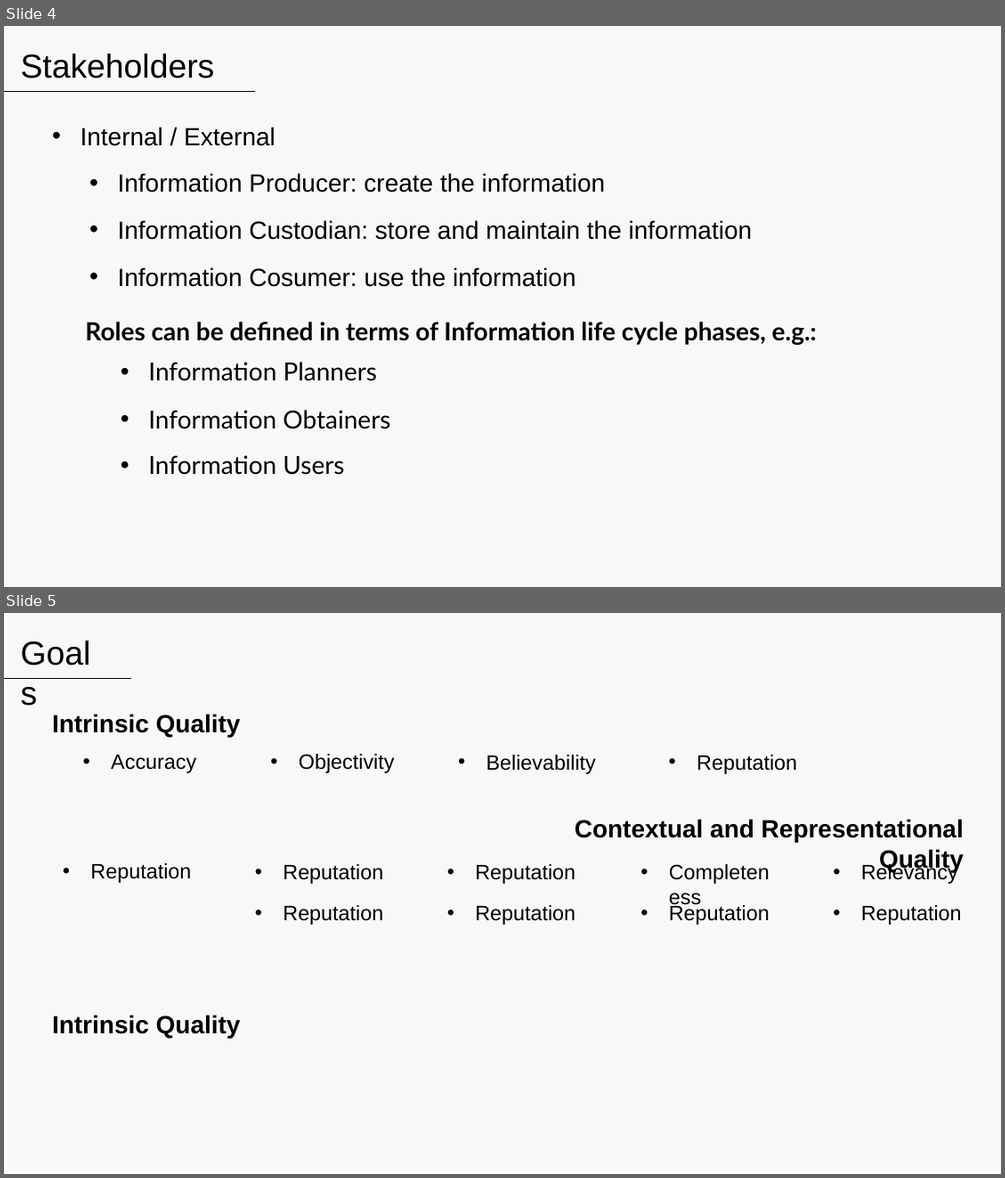
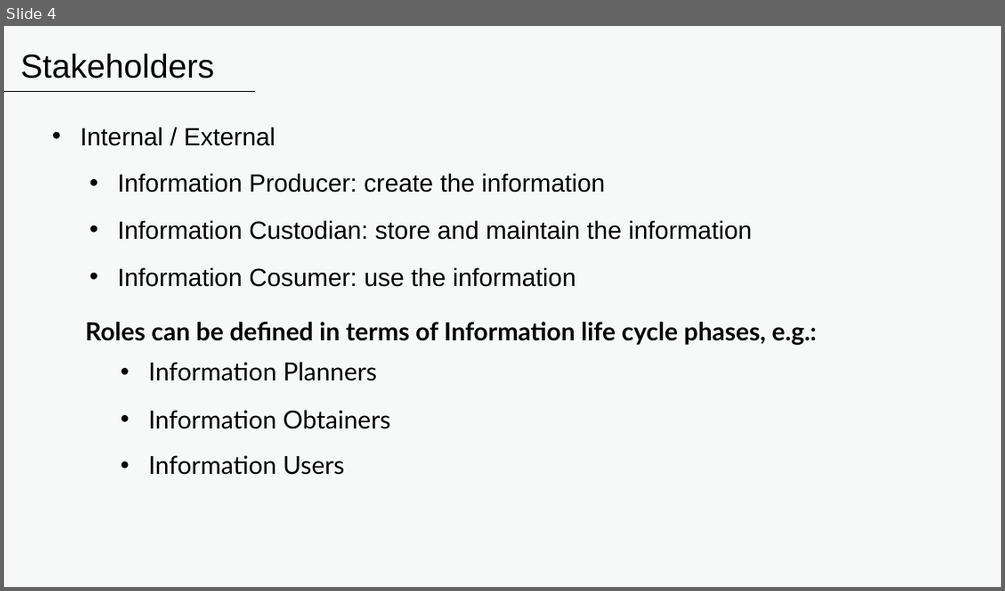
Before and after one commit to aryfarahs/PUCPR, a slide deck: 3Periodo/InfoTechMngmt/Information Enabler.pptx. Shown one above the other, each under a label of ours: slides 4 and 5 before the commit, slide 4 after it. The pictures are 1005x1178 and 1005x591 pixels, drawn with LibreOffice and Linux fonts; fonts in the diff are those of the drawing. Boxes give left, top, right and bottom in pixels: in the first picture for what was removed or moved away, otherwise in the second. Text is boxed around its words. In the diff, an @@ line names an element or a change of style, - is before the commit and + after.

```diff
--- a/3Periodo/InfoTechMngmt/Information Enabler.pptx
+++ b/3Periodo/InfoTechMngmt/Information Enabler.pptx
@@ slide 5 removed at box(4, 613, 1001, 1174), background #FFFFFF @@
@@ rectangle removed at box(7, 613, 1001, 1172) @@
@@ text removed at box(13, 628, 113, 676) @@
-Goals
@@ line removed from (4, 678) to (131, 678) @@
@@ text removed at box(52, 714, 241, 737) @@
-Intrinsic Quality
@@ text removed at box(111, 755, 196, 773) @@
-• Accuracy
@@ text removed at box(299, 754, 395, 773) @@
-• Objectivity
@@ text removed at box(486, 755, 596, 774) @@
-• Believability
@@ text removed at box(696, 755, 797, 774) @@
-• Reputation
@@ text removed at box(574, 819, 963, 872) @@
-Contextual and Representational Quality
@@ text removed at box(90, 863, 191, 883) @@
-• Reputation
@@ text removed at box(283, 864, 383, 884) @@
-• Reputation
@@ text removed at box(475, 864, 575, 884) @@
-• Reputation
@@ text removed at box(633, 855, 778, 913) @@
-• Completeness
@@ text removed at box(861, 863, 958, 884) @@
-• Relevancy
@@ text removed at box(283, 905, 383, 925) @@
-• Reputation
@@ text removed at box(475, 905, 575, 925) @@
-• Reputation
@@ text removed at box(669, 903, 769, 925) @@
-• Reputation
@@ text removed at box(861, 905, 962, 925) @@
-• Reputation
@@ text removed at box(52, 1014, 241, 1038) @@
-Intrinsic Quality
```
Also in this commit, not shown: 5 slides added.
